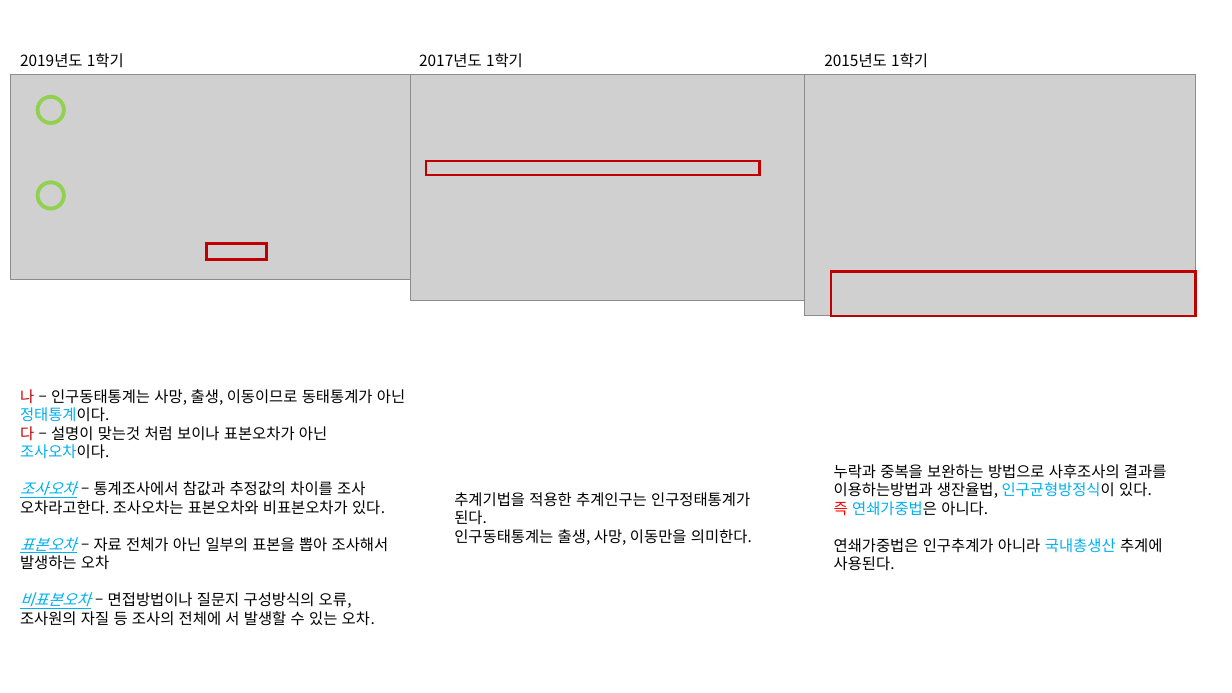
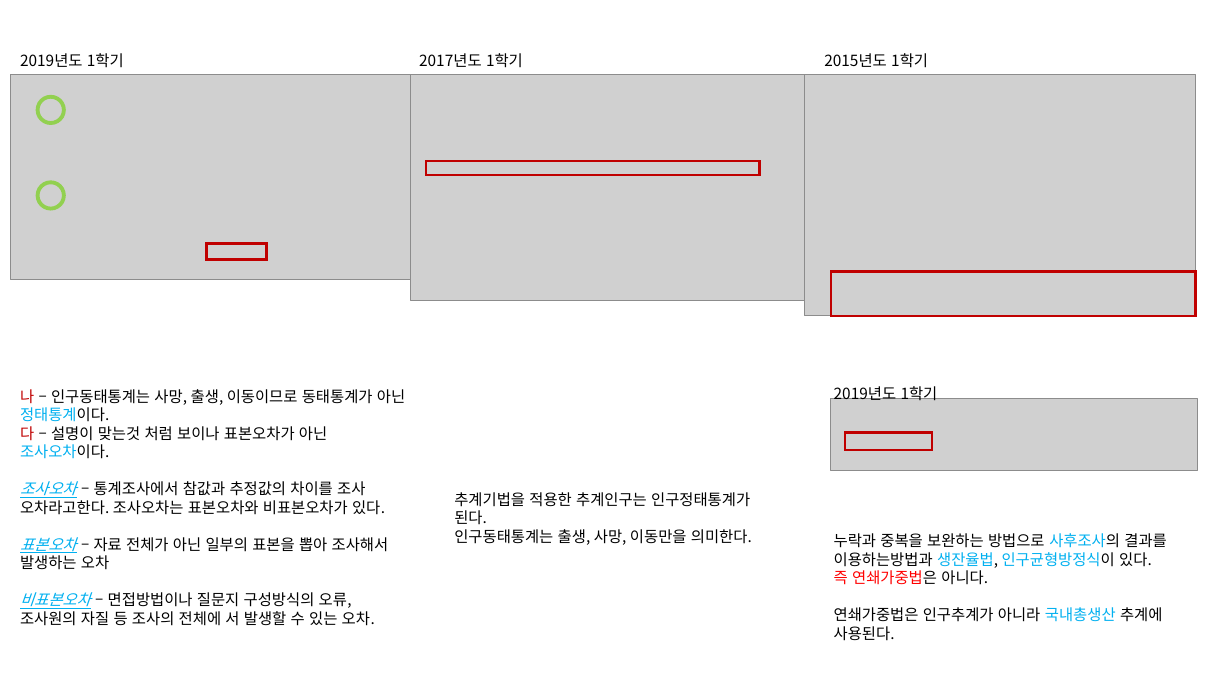
Before and after one commit to KNOU-STUDY/KNOU-UNDERSTANDING-NATIONAL-STATISTICS, a slide deck: slide 13 of previous_question/2장-인구통계.pptx. Drawn at 1232x693 pixels with LibreOffice and Linux fonts; fonts in the diff are those of the drawing; grey boxes stand for pictures. Boxes give left, top, right and bottom in pixels: in the first picture for what was removed or moved away, otherwise in the second. Text is boxed around its words. In the diff, an @@ line names an element or a change of style, - is before the commit and + after.

Commit message:
fix:change ppt2 v2

```diff
--- a/previous_question/2장-인구통계.pptx
+++ b/previous_question/2장-인구통계.pptx
@@ text added at (834, 384, 938, 401), 12 pt, text #000000 @@
+2019년도 1학기
@@ picture added at (831, 399, 1199, 470) @@
@@ rectangle added at (846, 433, 933, 450), outline #C00000 2 pt @@
@@ text "누락과 중복을 보완하는 방법으로 사후조사의 ...": place and size @@
-text "누락과 중복을 보완하는 방법으로 사후조사의 ..." at (834, 464, 1166, 571)
+text "누락과 중복을 보완하는 방법으로 사후조사의 ..." at (834, 533, 1166, 641)
@@ text at (834, 533, 1166, 585): text colour #000000 to #00B0F0 in "사후조사의 생잔율법,"; text colour #00B0F0 to #FF0000 in "연쇄가중법은" @@
```
Also in this commit, not shown: 1 other slide changed, 5 slides added.
